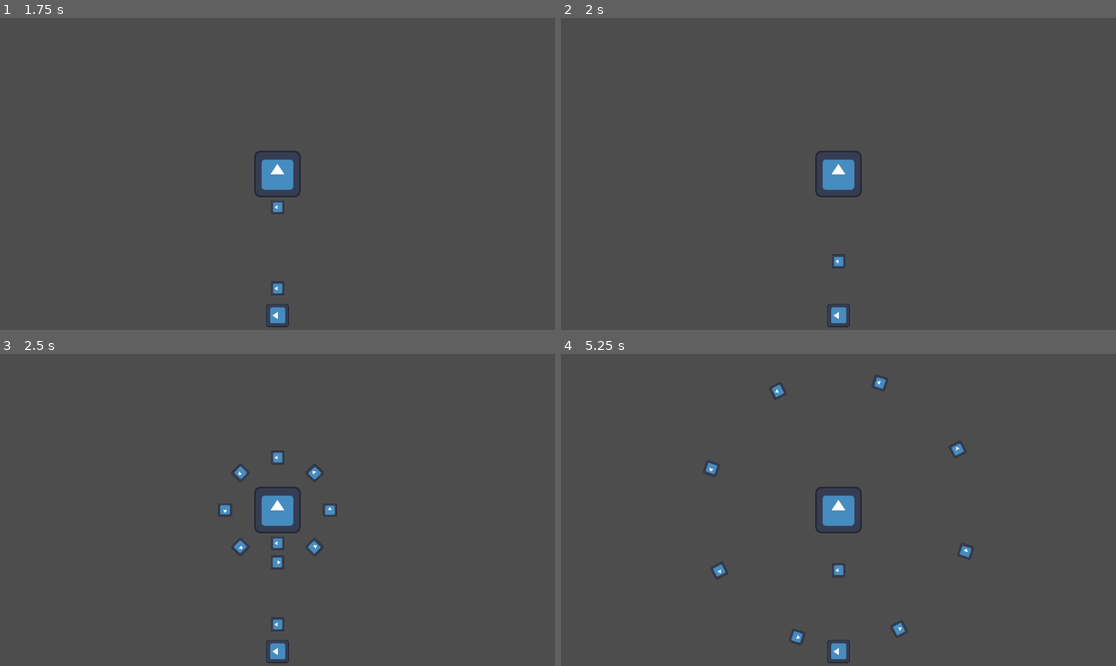
Above: before the commit, frames 1-4 (two rows, left to right).
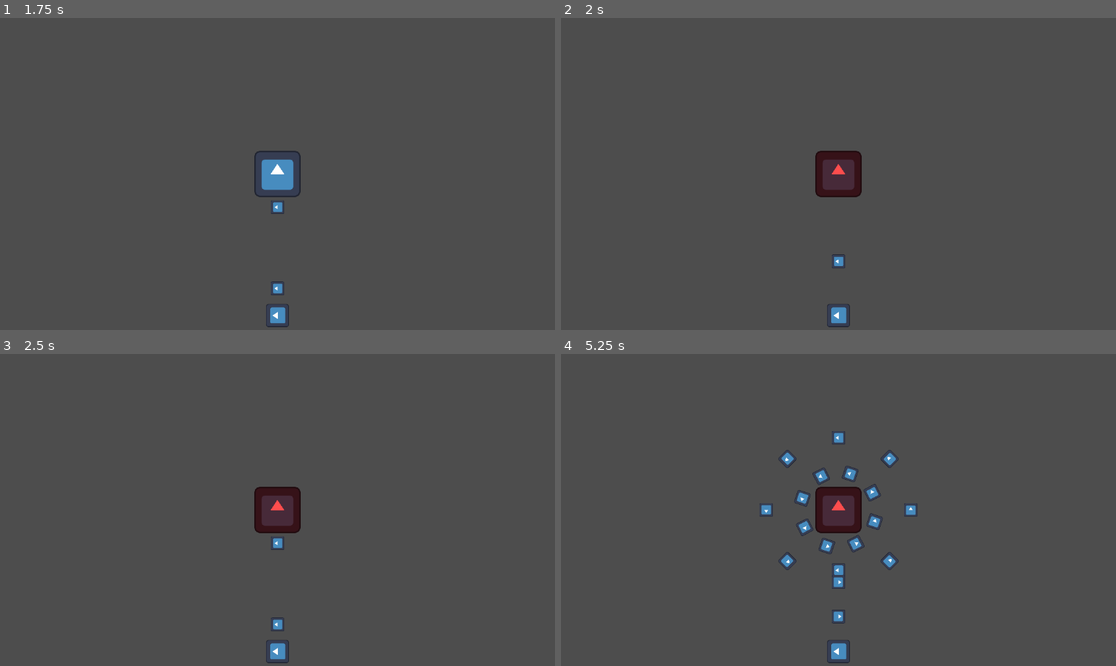
Above: after the commit, the same moments.

Repository: XpolioN2005/Orbitra
Game: Godot game, scene res://scenes/root.tscn
The game is run twice, just before and just after one commit, with the same random seed, the same clock (stepped at 60 frames per second) and the same inputs. The engine's default icon, where the game draws it, is replaced by a stand-in: a white triangle on a blue panel in a dark square.
Inputs (mouse positions are in pixels of both pictures, inside the frame that each line leads up to):
- Up to frame 1 (1.75 s): tap Enter at 0.5 s; move the mouse to (399, 158) at 0.52 s; click (399, 158) at 0.67 s; move the mouse to (166, 189) at 1.27 s; click (166, 189) at 1.42 s
- Up to frame 2 (2 s): no input
- Up to frame 3 (2.5 s): move the mouse to (333, 441) at 2.02 s; click (333, 441) at 2.17 s
- Up to frame 4 (5.25 s): move the mouse to (810, 572) at 2.77 s; click (810, 572) at 2.92 s; move the mouse to (1005, 556) at 3.52 s; click (1005, 556) at 3.67 s; move the mouse to (672, 463) at 4.27 s; click (672, 463) at 4.42 s; move the mouse to (866, 510) at 5.02 s; click (866, 510) at 5.17 s

Frame 1 is identical in both runs. In frame 2, 1.2% of the frame differs, in the area x 45-55%, y 42-58%; in frame 3, 1.8%; in frame 4, 3.1%, in the area x 25-75%, y 6-94%.

Commit message:
added boss lop template...
and fixed curve ball

Diff:
--- a/entity/bosses/boss.gd
+++ b/entity/bosses/boss.gd
@@ -1,67 +1,150 @@
 extends Area2D
 class_name Boss
 
-@onready var player : Node
+# --- References ---
+@onready var player: Node = get_tree().get_first_node_in_group("player")
 @onready var bullet_engine: BulletEngine = %bulletEngine
+@onready var sprite: Sprite2D = $Sprite2D # make sure you have a Sprite2D child
+
+# --- Boss properties ---
+var boss_name = "prototype boss"
 var hp = 200
+var phase := 1
+var invincible := false
+@export var invincibility_time := 0.8
 
+# --- Timer ---
 var attack_timer := Timer.new()
-var phase := 2
-var ring_offset := 0.0 # for rotating rings
 
 
 func _ready():
 	add_to_group("damageable")
+	add_to_group("boss")
 
-	# setup attack timer
-	attack_timer.wait_time = 2.0
+	# Add and configure attack timer
+	attack_timer.wait_time = 3.0
 	attack_timer.autostart = true
 	attack_timer.one_shot = false
-	attack_timer.timeout.connect(_on_attack_timeout)
 	add_child(attack_timer)
+	attack_timer.timeout.connect(_on_attack_cycle)
 
+	print("Boss ready. Attack timer started.")
+
+	if player == null:
+		print("Warning: Player not found! Make sure the player is in 'player' group.")
+	if bullet_engine == null:
+		print("Warning: BulletEngine not found! Make sure $bulletEngine exists.")
+
+
+# --- Damage + Invincibility ---
 func take_dmg(dmg: int, type: String):
+	if invincible:
+		print("Boss is invincible, damage ignored")
+		return
+
 	match type:
 		"normal":
 			hp -= dmg
+			print("Boss took ", dmg, " damage. HP now: ", hp)
 			if hp <= 0:
+				print("Boss defeated!")
 				queue_free()
+			else:
+				_start_invincibility()
 
-func _on_attack_timeout():
+
+func _start_invincibility():
+	invincible = true
+	flash_sprite()
+	await get_tree().create_timer(invincibility_time).timeout
+	invincible = false
+	sprite.modulate = Color(1, 1, 1) # reset
+	print("Boss invincibility ended.")
+
+
+func flash_sprite():
+	sprite.modulate = Color(1, 0.3, 0.3) # quick red flash feedback
+
+
+# --- Attacks ---
+
+# straight shoot
+func straight_shoot():
+	if player == null or bullet_engine == null:
+		print("Cannot straight_shoot: missing player or bullet_engine")
+		return
+
+	print("Straight shoot triggered")
+	var dir = (player.global_position - global_position).normalized()
+	await bullet_engine.shoot_straight(global_position, dir, self, 5, bullet_engine.normal_bullet_scene, 250, 1)
+
+
+# ring shoot
+func ring_shoot(num_of_ring: int = 3):
+	if bullet_engine == null:
+		print("Cannot ring_shoot: missing bullet_engine")
+		return
+
+	print("Ring shoot triggered, rings: ", num_of_ring)
+	var ring_offset := 0.0
+	for i in range(num_of_ring):
+		bullet_engine.shoot_ring(global_position, 8, self, bullet_engine.normal_bullet_scene, 200, 1, 0, ring_offset)
+		ring_offset += PI / 10
+		await get_tree().create_timer(0.3).timeout
+
+
+# beam (stream of bullets)
+func beam_player(length: int = 10):
+	if player == null or bullet_engine == null:
+		print("Cannot beam_player: missing player or bullet_engine")
+		return
+
+	print("Beam shoot triggered, length: ", length)
+	for i in range(length):
+		var dir = (player.global_position - global_position).normalized()
+		bullet_engine.shoot_straight(global_position, dir, self, 1, bullet_engine.normal_bullet_scene, 250, 1)
+		await get_tree().create_timer(0.1).timeout
+
+
+# curve shoot
+func curve_shoot(num: int = 3):
+	if player == null or bullet_engine == null:
+		print("Cannot curve_shoot: missing player or bullet_engine")
+		return
+
+	print("Curve shoot triggered, num: ", num)
+	for i in range(num):
+		bullet_engine.shoot_curve(global_position, self, player)
+		await get_tree().create_timer(0.2).timeout
+
+
+# curve beam (stream of curve bullets)
+func curve_beam(length: int = 10):
+	if player == null or bullet_engine == null:
+		print("Cannot curve_beam: missing player or bullet_engine")
+		return
+
+	print("Curve beam triggered, length: ", length)
+	for i in range(length):
+		bullet_engine.shoot_curve(global_position, self, player)
+		await get_tree().create_timer(0.1).timeout
+
+
+# --- Phase Pattern Cycle ---
+func _on_attack_cycle():
+	print("Attack cycle triggered, phase: ", phase)
+
 	match phase:
 		1:
-			_phase_one()
+			await straight_shoot()
+			await ring_shoot(2)
 		2:
-			_phase_two()
+			await beam_player(12)
+			await curve_shoot(4)
 		3:
-			_phase_three()
+			await curve_beam(12)
+			await ring_shoot(3)
 
-	# phase shift based on HP
-	if hp < 150 and phase == 1:
-		phase = 2
-		attack_timer.wait_time = 1.5
-	elif hp < 75 and phase == 2:
-		phase = 3
-		attack_timer.wait_time = 1.0
-
-func _phase_one():
-	# straight shots toward player
-	var dir = (player.global_position - global_position).normalized()
-	bullet_engine.shoot_straight(global_position, dir, self, 5 ,bullet_engine.normal_bullet_scene, 250, 1)
-
-func _phase_two():
-	# rotating ring around the boss
-	bullet_engine.shoot_ring(global_position, 8, self, bullet_engine.normal_bullet_scene, 200, 1, 0, ring_offset)
-	ring_offset += PI / 10 # rotate gap every volley
-
-func _phase_three():
-	# spirals chasing the player
-	bullet_engine.shoot_spiral(
-		global_position,
-		self,
-		player,
-		2,      # num_of_bullet
-		5.0,    # angular_speed
-		60.0,   # center_speed
-		1       # dmg
-	)
+	phase += 1
+	if phase > 3:
+		phase = 1
--- a/entity/player/player.gd
+++ b/entity/player/player.gd
@@ -2,16 +2,17 @@
 
 @export var bullet_scene: PackedScene
 
-var boss
+@onready var boss : Node =  get_tree().get_first_node_in_group("boss")
 
 var hp = 20
 
 func _ready():
-    add_to_group("damageable")
+	add_to_group("damageable")
+	add_to_group("player")
 
 
 func take_dmg(dmg: int, type: String):
 
-    match type:
-        "normal":
-            hp -= dmg
+	match type:
+		"normal":
+			hp -= dmg
--- a/entity/player/player_controller.gd
+++ b/entity/player/player_controller.gd
@@ -15,9 +15,6 @@
 # Track touches
 var active_touches = {}
 
-func _ready():
-	player.boss = boss
-	boss.player = player
 
 func _process(delta):
 	handle_orbit(delta, delta)
--- a/scenes/projectile/bullet_engine.tscn
+++ b/scenes/projectile/bullet_engine.tscn
@@ -2,11 +2,11 @@
 
 [ext_resource type="Script" uid="uid://b8fu1d7vc341y" path="res://scripts/bullet_engine.gd" id="1_fg13m"]
 [ext_resource type="PackedScene" uid="uid://jgyfijnoqlpw" path="res://scenes/projectile/bullet.tscn" id="2_30it4"]
-[ext_resource type="PackedScene" uid="uid://cx6akirubb1aa" path="res://scenes/projectile/sprinal_bullet.tscn" id="2_w7qgd"]
+[ext_resource type="PackedScene" uid="uid://cx6akirubb1aa" path="res://scenes/projectile/curve_bullet.tscn" id="2_w7qgd"]
 
 [node name="bulletEngine" type="Node2D"]
 script = ExtResource("1_fg13m")
 normal_bullet_scene = ExtResource("2_30it4")
-spiral_bullet_scene = ExtResource("2_w7qgd")
+curve_bullet_scene = ExtResource("2_w7qgd")
 
 [node name="bullets" type="Node2D" parent="."]
--- a/scenes/projectile/sprinal_bullet.tscn
+++ b/scenes/projectile/curve_bullet.tscn
@@ -1,13 +1,13 @@
 [gd_scene load_steps=4 format=3 uid="uid://cx6akirubb1aa"]
 
-[ext_resource type="Script" uid="uid://djovcu6y0cpwo" path="res://scripts/sprinal_bullet.gd" id="1_kiot0"]
-[ext_resource type="Texture2D" uid="uid://chrmdq54n6ejw" path="res://icon.svg" id="2_gqu18"]
+[ext_resource type="Script" uid="uid://djovcu6y0cpwo" path="res://scripts/curve_bullet.gd" id="1_5figp"]
+[ext_resource type="Texture2D" uid="uid://chrmdq54n6ejw" path="res://icon.svg" id="2_4i87d"]
 
 [sub_resource type="RectangleShape2D" id="RectangleShape2D_ng677"]
 size = Vector2(118, 121)
 
-[node name="sprinalBullet" type="Area2D"]
-script = ExtResource("1_kiot0")
+[node name="curveBullet" type="Area2D"]
+script = ExtResource("1_5figp")
 metadata/_custom_type_script = "uid://cpa0svo4r0hkk"
 
 [node name="CollisionShape2D" type="CollisionShape2D" parent="."]
--- a/scripts/bullet_engine.gd
+++ b/scripts/bullet_engine.gd
@@ -2,12 +2,20 @@
 class_name BulletEngine
 
 @export var normal_bullet_scene: PackedScene
-@export var spiral_bullet_scene: PackedScene
+@export var curve_bullet_scene: PackedScene   # updated: use CurveBullet
 
 @onready var bullet_holder = $bullets
 
 # Spawn straight bullets
-func shoot_straight( pos: Vector2, direction: Vector2, shooter: Node ,num_of_bullet:int,bullet_type: PackedScene = normal_bullet_scene, speed: float = 300, dmg: int = 1):
+func shoot_straight(
+	pos: Vector2,
+	direction: Vector2,
+	shooter: Node,
+	num_of_bullet: int,
+	bullet_type: PackedScene = normal_bullet_scene,
+	speed: float = 300,
+	dmg: int = 1
+):
 	for i in range(num_of_bullet):
 		var b = bullet_type.instantiate()
 		b.global_position = pos
@@ -17,7 +25,6 @@
 			b.set_direction(direction)
 
 		b.speed = speed
-
 		b.dmg = dmg
 
 		bullet_holder.add_child(b)
@@ -37,19 +44,14 @@
 	for i in range(bullet_count):
 		var angle = (TAU / bullet_count) * i + angle_offset
 		var dir = Vector2.RIGHT.rotated(angle)
-		shoot_straight(pos + dir * radius, dir, shooter, 1 , bullet_type, speed, dmg)
+		shoot_straight(pos + dir * radius, dir, shooter, 1, bullet_type, speed, dmg)
 
-# Spawn a spiral bullet (needs angular_speed in bullet script)
-func shoot_spiral(pos: Vector2 ,shooter: Node, target: Node, num_of_bullet: int, angular_speed: float = 4.0, speed: float = 100, dmg: int = 1):
-	for i in range(num_of_bullet):
-		var b = spiral_bullet_scene.instantiate()
-		b.global_position = pos
-		b.shooter = shooter
-		b.target = target
-
-		b.angular_speed = angular_speed
-		b.center_speed = speed
-		b.dmg = dmg
-
-		bullet_holder.add_child(b)
-		await get_tree().create_timer(0.3).timeout
+# Spawn curve bullets (CurveBullet script handles curve logic)
+func shoot_curve(pos: Vector2, shooter: Node,target: Node, arc_height: float = 200.0, travel_time: float = 1.0):
+	var b = curve_bullet_scene.instantiate()
+	b.global_position = pos
+	b.target = target
+	b.shooter = shooter
+	b.arc_height = arc_height
+	b.travel_time = travel_time
+	bullet_holder.add_child(b)
--- /dev/null
+++ b/scripts/curve_bullet.gd
@@ -0,0 +1,40 @@
+extends Projectile
+class_name CurveBullet
+
+@export var arc_height: float = 200.0  # how high the bullet arches
+@export var travel_time: float = 1.0   # time to reach the target in seconds
+
+var start_pos: Vector2
+var target_pos: Vector2
+var elapsed_time: float = 0.0
+
+var target
+
+func _ready():
+	super._ready()
+	if target:
+		start_pos = global_position
+		target_pos = target.global_position
+
+func _physics_process(delta: float) -> void:
+	if target == null:
+		return
+
+	elapsed_time += delta
+	var t = elapsed_time / travel_time
+
+
+	# Vector from start to target
+	var dir = target_pos - start_pos
+	var mid = start_pos + dir * 0.5
+
+	# Perpendicular vector for arc direction
+	var perp = Vector2(-dir.y, dir.x).normalized()
+	var control = mid + perp * arc_height
+
+	# Quadratic Bézier
+	global_position = (1 - t)*(1 - t)*start_pos + 2*(1 - t)*t*control + t*t*target_pos
+
+	# Rotation
+	if elapsed_time > 0.0:
+		rotation = (global_position - position).angle()
--- a/scripts/sprinal_bullet.gd
+++ /dev/null
@@ -1,32 +0,0 @@
-extends Projectile
-class_name SpiralBullet
-
-@export var angular_speed: float = 2.0
-@export var initial_radius: float = 100.0
-@export var radius_growth: float = 30.0   # units per second increase
-@export var center_speed: float = 50.0
-
-var angle: float = 0.0
-var spiral_radius: float
-var center_pos: Vector2
-var target: Node2D
-
-func _ready():
-	lifetime = 10.0
-	super._ready()
-	center_pos = global_position
-	spiral_radius = initial_radius
-
-func _physics_process(delta):
-	if target:
-		# move spiral center toward target
-		var dir_to_target = (target.global_position - center_pos).normalized()
-		center_pos += dir_to_target * center_speed * delta
-
-	# increase radius over time
-	spiral_radius += (radius_growth * delta) /2
-
-	# spiral motion
-	angle += angular_speed * delta
-	var offset = Vector2.RIGHT.rotated(angle) * spiral_radius
-	global_position = center_pos + offset
Not shown: 1 places in scenes/projectile/curve_bullet.tscn that only renumber resources
Renamed: scripts/sprinal_bullet.gd.uid -> scripts/curve_bullet.gd.uid
